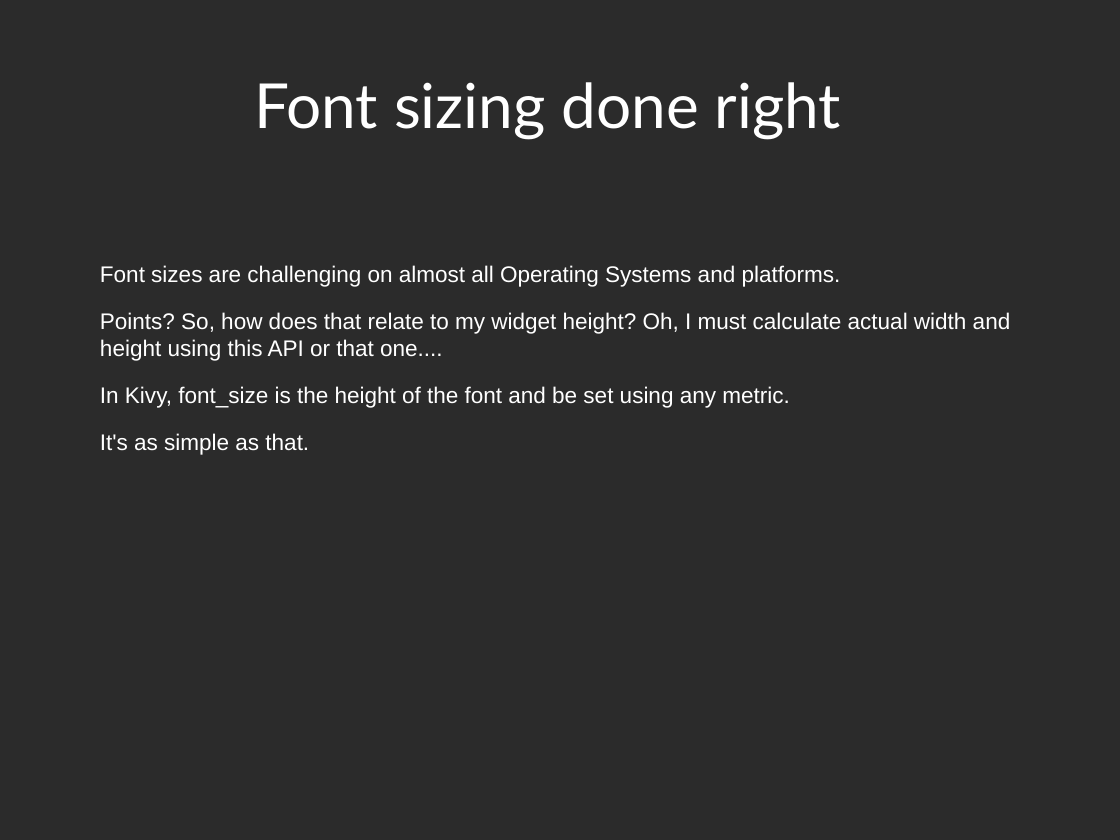
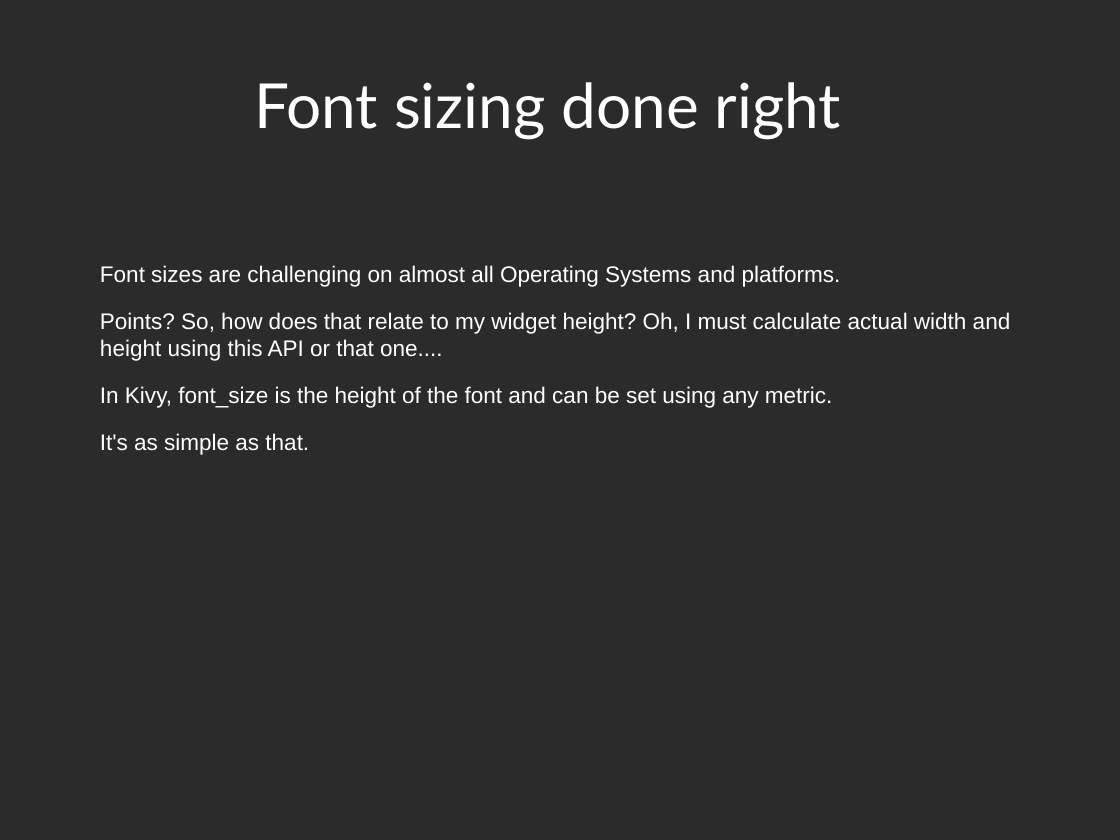
Before and after one commit to Zen-CODE/kivybits, a slide deck: slide 44 of PyCon/ZA 2013/PyCon.odp (slide 45 before the commit). Drawn at 1120x840 pixels with LibreOffice and Linux fonts; fonts in the diff are those of the drawing; background and template pictures are left out; a plain dark background stands for a picture behind light text. Boxes give left, top, right and bottom in pixels: in the first picture for what was removed or moved away, otherwise in the second. Text is boxed around its words. In the diff, an @@ line names an element or a change of style, - is before the commit and + after.

```diff
--- a/PyCon/ZA 2013/PyCon.odp
+++ b/PyCon/ZA 2013/PyCon.odp
@@ text at (x1=100, y1=386, x2=832, y2=408): text changed @@
-In Kivy, font_size is the height of the font and be set using any metric.
+In Kivy, font_size is the height of the font and can be set using any metric.
```
Also in this commit, not shown: 17 other slides changed, 1 slide removed, 1 other file.
